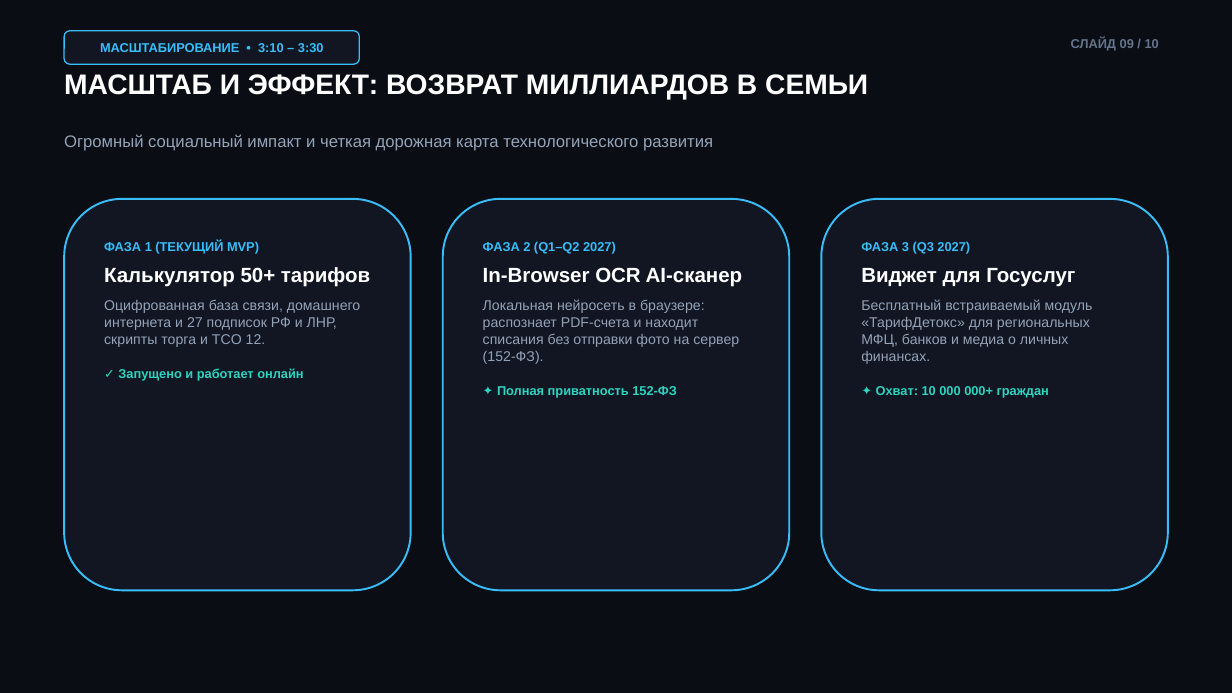
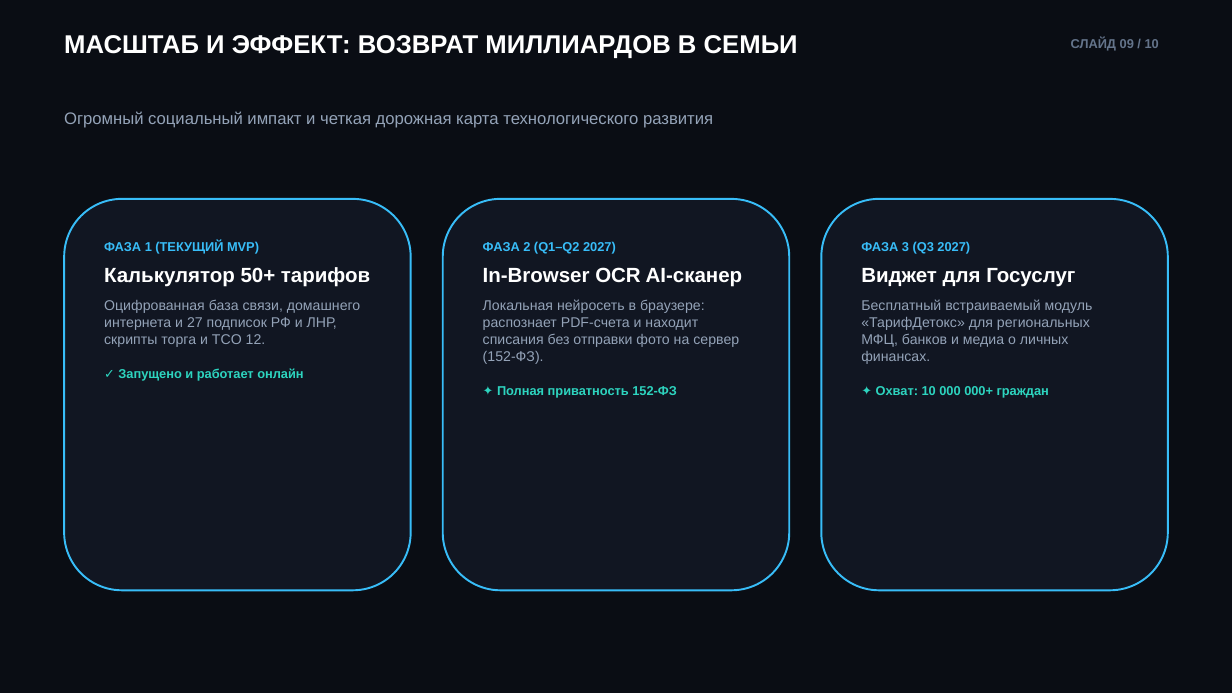
Before and after one commit to artboi5436-svg/nepereplachivay, a slide deck: slide 9 of competition_pitch.pptx. Drawn at 1232x693 pixels with LibreOffice and Linux fonts; fonts in the diff are those of the drawing. Boxes give left, top, right and bottom in pixels: in the first picture for what was removed or moved away, otherwise in the second. Text is boxed around its words. In the diff, an @@ line names an element or a change of style, - is before the commit and + after.

```diff
--- a/competition_pitch.pptx
+++ b/competition_pitch.pptx
@@ text "МАСШТАБ И ЭФФЕКТ: ВОЗВРАТ МИЛЛИАРДОВ ...": place and size @@
-text "МАСШТАБ И ЭФФЕКТ: ВОЗВРАТ МИЛЛИАРДОВ ..." at (64,74,868,100)
+text "МАСШТАБ И ЭФФЕКТ: ВОЗВРАТ МИЛЛИАРДОВ ..." at (64,35,798,58)
@@ text "МАСШТАБ И ЭФФЕКТ: ВОЗВРАТ МИЛЛИАРДОВ ..." at (64,35,798,58): size 22 to 20 pt @@
@@ rounded rectangle removed at (64,30,359,64) @@
-МАСШТАБИРОВАНИЕ • 3:10 – 3:30
@@ text "Огромный социальный импакт и четкая ...": place and size @@
-text "Огромный социальный импакт и четкая ..." at (64,134,713,151)
+text "Огромный социальный импакт и четкая ..." at (64,111,713,128)
```
Also in this commit, not shown: 9 other slides changed, 14 other files.
